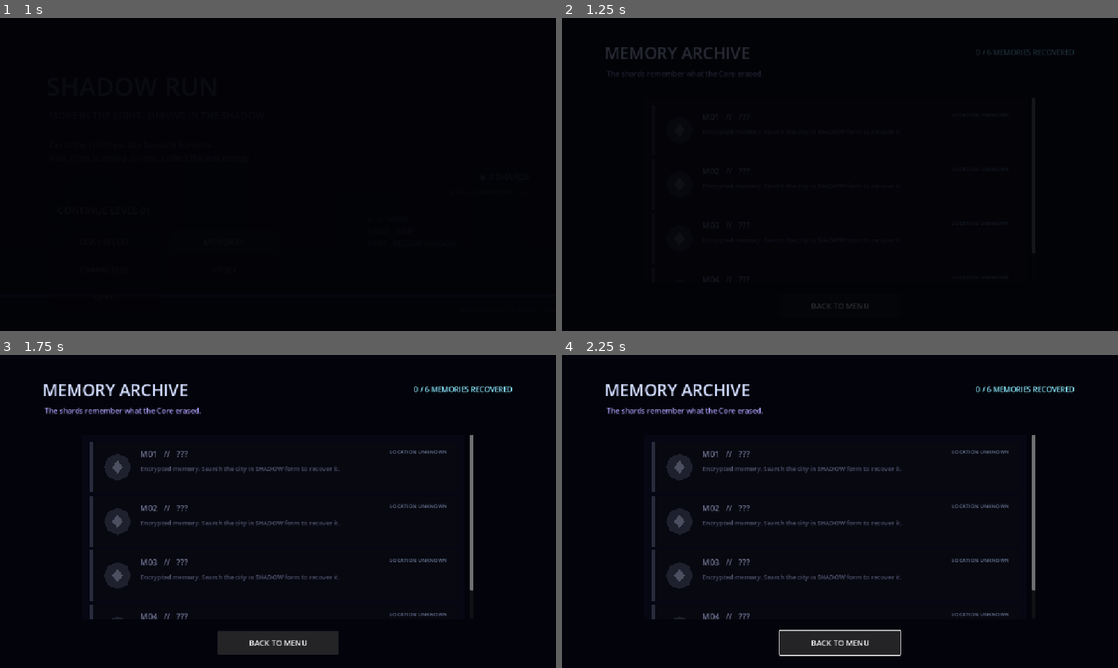
Above: before the commit, frames 1-4 (two rows, left to right).
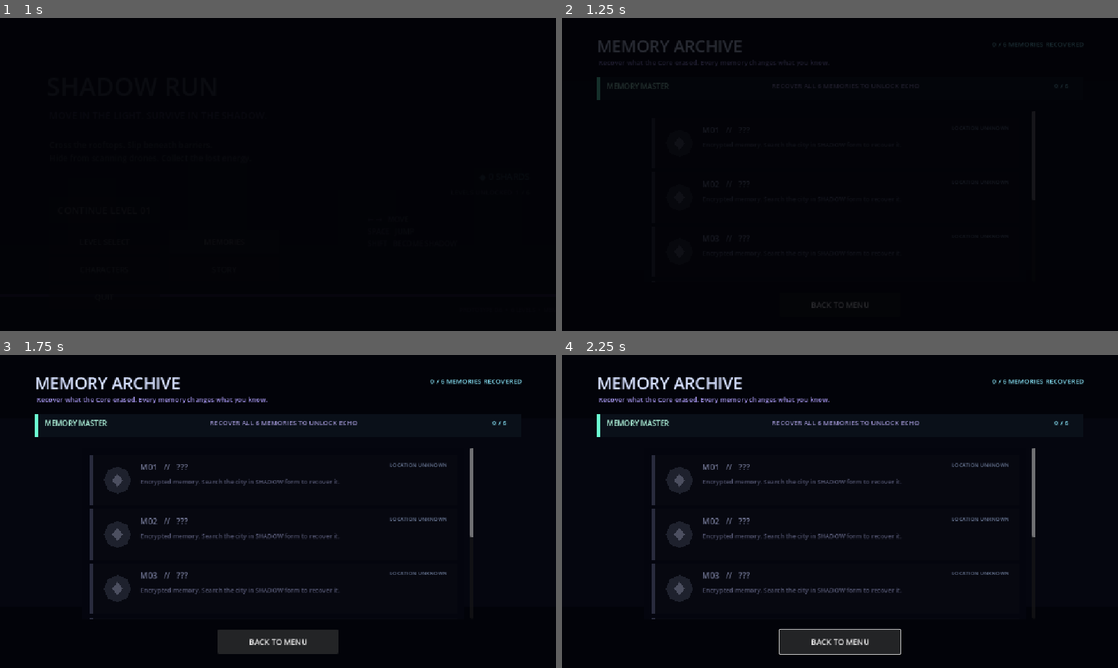
Above: after the commit, the same moments.

Repository: Yass29/shadow-run
Game: Godot game, scene res://main_menu.tscn
Same seed, same stepped clock (60 frames per second), same inputs: the game is played once before the commit and once after it.
Inputs:
- Up to frame 1 (1 s): click "MEMORIES" at 0.5 s
- Up to frame 2 (1.25 s): no input
- Up to frame 3 (1.75 s): click "BACK TO MENU" at 1.25 s
- Up to frame 4 (2.25 s): hold Right (ui_right) from 2.03 s (still down); tap R at 2.1 s

Frame 1 is identical in both runs. In frame 2, 1.2% of the frame differs, in the area x 6-94%, y 7-93%; in frame 3, 6.9%; in frame 4, 7.0%, in the area x 6-94%, y 7-97%.
Error before the commit: Invalid assignment of property or key 'text' with value of type 'String' on a base object of type 'null instance'. (res://memory_archive.gd:93)

Commit message:
Add Memory Master reward banner and archive polish

Diff:
--- a/memory_archive.tscn
+++ b/memory_archive.tscn
@@ -18,57 +18,104 @@
 anchor_bottom = 1.0
 grow_horizontal = 2
 grow_vertical = 2
-color = Color(0.012, 0.016, 0.045, 1)
+color = Color(0.008, 0.012, 0.035, 1)
+
+[node name="Glow" type="ColorRect" parent="."]
+offset_left = 0.0
+offset_top = 130.0
+offset_right = 1150.0
+offset_bottom = 520.0
+color = Color(0.035, 0.035, 0.09, 0.48)
 
 [node name="Title" type="Label" parent="."]
-offset_left = 88.0
-offset_top = 48.0
-offset_right = 720.0
-offset_bottom = 100.0
-theme_override_colors/font_color = Color(0.82, 0.86, 1, 1)
+offset_left = 72.0
+offset_top = 34.0
+offset_right = 620.0
+offset_bottom = 82.0
+theme_override_colors/font_color = Color(0.84, 0.88, 1, 1)
 theme_override_font_sizes/font_size = 34
 text = "MEMORY ARCHIVE"
 
 [node name="Subtitle" type="Label" parent="."]
-offset_left = 92.0
-offset_top = 104.0
-offset_right = 900.0
-offset_bottom = 136.0
+offset_left = 76.0
+offset_top = 82.0
+offset_right = 720.0
+offset_bottom = 112.0
 theme_override_colors/font_color = Color(0.64, 0.58, 0.92, 1)
-theme_override_font_sizes/font_size = 15
-text = "The shards remember what the Core erased."
+theme_override_font_sizes/font_size = 14
+text = "Recover what the Core erased. Every memory changes what you know."
 
 [node name="Found" type="Label" parent="."]
-offset_left = 800.0
-offset_top = 60.0
-offset_right = 1060.0
-offset_bottom = 90.0
+offset_left = 805.0
+offset_top = 44.0
+offset_right = 1080.0
+offset_bottom = 72.0
 theme_override_colors/font_color = Color(0.55, 0.92, 1, 1)
+theme_override_font_sizes/font_size = 14
+text = "0 / 6 MEMORIES RECOVERED"
+horizontal_alignment = 2
+
+[node name="Reward" type="ColorRect" parent="."]
+offset_left = 72.0
+offset_top = 122.0
+offset_right = 1078.0
+offset_bottom = 170.0
+color = Color(0.04, 0.065, 0.10, 1)
+
+[node name="Accent" type="ColorRect" parent="Reward"]
+offset_right = 6.0
+offset_bottom = 48.0
+color = Color(0.42, 1, 0.82, 1)
+
+[node name="Title" type="Label" parent="Reward"]
+offset_left = 20.0
+offset_top = 8.0
+offset_right = 190.0
+offset_bottom = 32.0
+theme_override_colors/font_color = Color(0.72, 1, 0.90, 1)
 theme_override_font_sizes/font_size = 15
-text = "0 / 6 MEMORIES RECOVERED"
+text = "MEMORY MASTER"
+
+[node name="Status" type="Label" parent="Reward"]
+offset_left = 190.0
+offset_top = 8.0
+offset_right = 840.0
+offset_bottom = 32.0
+theme_override_font_sizes/font_size = 14
+text = "RECOVER ALL 6 MEMORIES TO UNLOCK ECHO"
+horizontal_alignment = 1
+
+[node name="Progress" type="Label" parent="Reward"]
+offset_left = 860.0
+offset_top = 8.0
+offset_right = 975.0
+offset_bottom = 32.0
+theme_override_colors/font_color = Color(0.55, 0.92, 1, 1)
+theme_override_font_sizes/font_size = 14
+text = "0 / 6"
 horizontal_alignment = 2
 
 [node name="Scroll" type="ScrollContainer" parent="."]
 offset_left = 170.0
-offset_top = 165.0
+offset_top = 192.0
 offset_right = 980.0
 offset_bottom = 545.0
 
 [node name="Panel" type="ColorRect" parent="Scroll"]
-custom_minimum_size = Vector2(790, 450)
-color = Color(0.025, 0.03, 0.07, 1)
+custom_minimum_size = Vector2(790, 690)
+color = Color(0.018, 0.022, 0.055, 1)
 
 [node name="List" type="VBoxContainer" parent="Scroll/Panel"]
 offset_left = 15.0
 offset_top = 15.0
 offset_right = 775.0
-offset_bottom = 435.0
+offset_bottom = 675.0
 theme_override_constants/separation = 8
 
 [node name="Back" type="Button" parent="."]
 offset_left = 450.0
-offset_top = 570.0
+offset_top = 568.0
 offset_right = 700.0
-offset_bottom = 620.0
+offset_bottom = 618.0
 theme_override_font_sizes/font_size = 16
 text = "BACK TO MENU"
